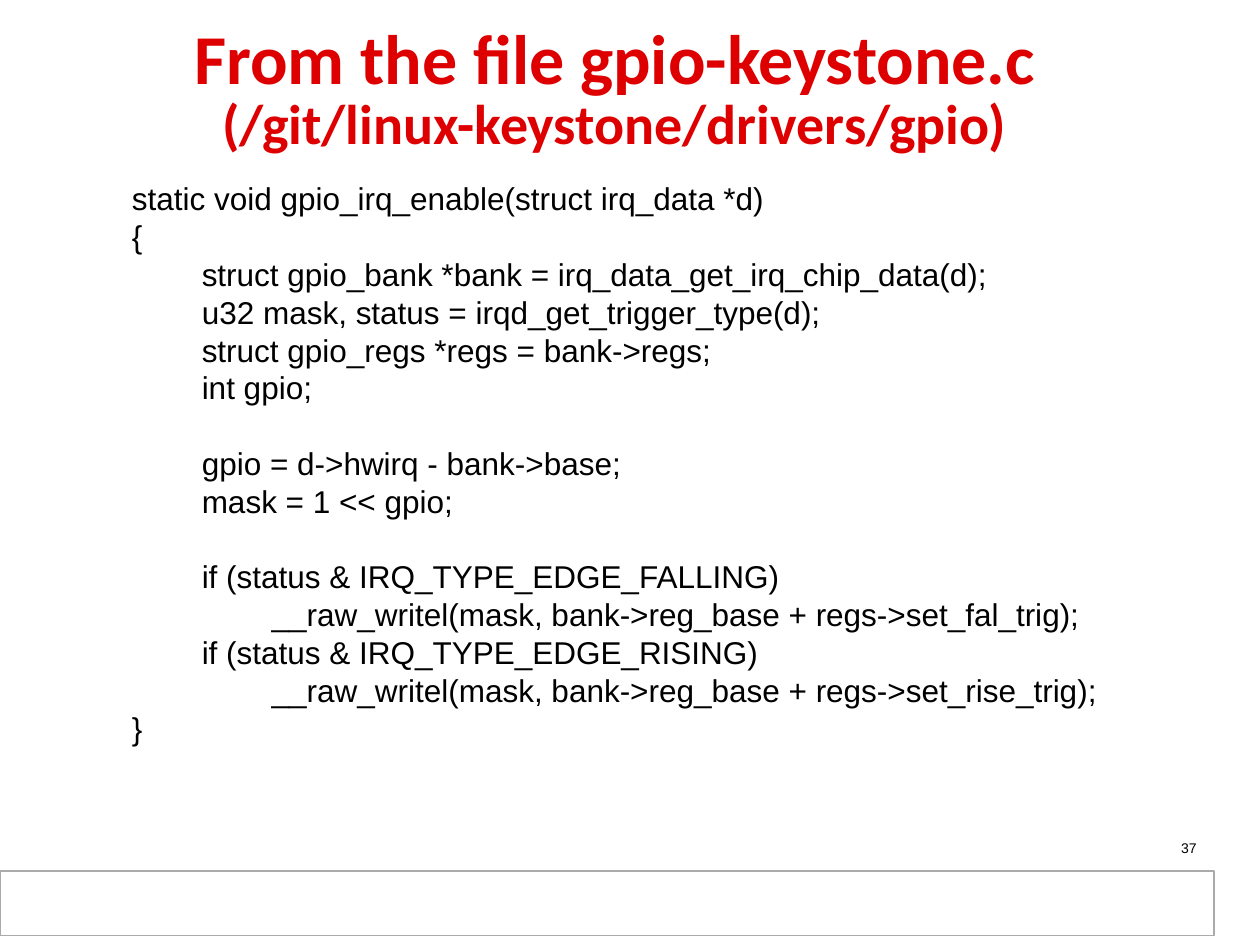
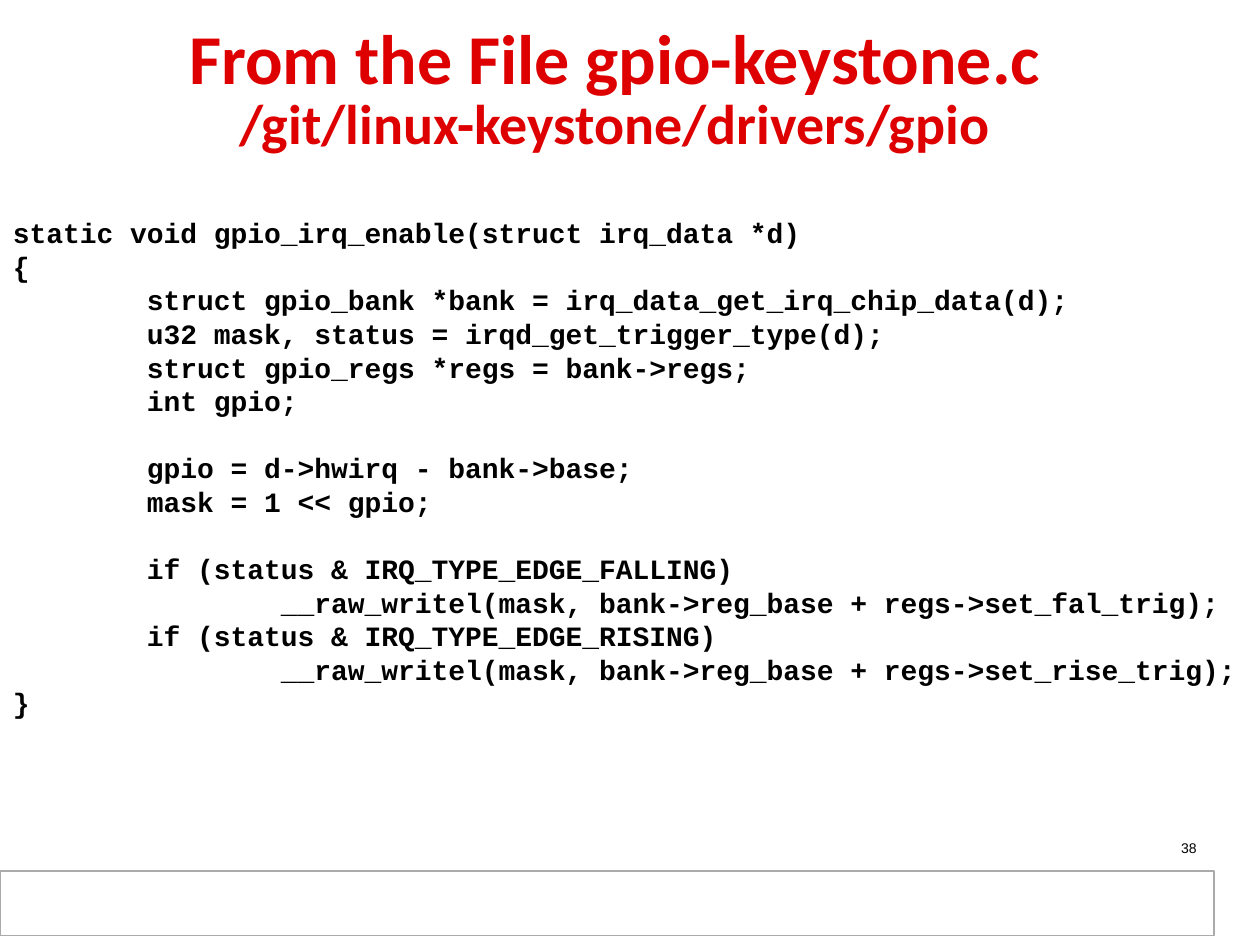
Before and after one commit to hari1989/keystone-workshop, a slide deck: slide 38 of slides/KeyStone_Interrupts.pptx (slide 37 before the commit). Drawn at 1260x945 pixels with LibreOffice and Linux fonts; fonts in the diff are those of the drawing; background and template pictures are left out. Boxes give left, top, right and bottom in pixels: in the first picture for what was removed or moved away, otherwise in the second. Text is boxed around its words. In the diff, an @@ line names an element or a change of style, - is before the commit and + after.

```diff
--- a/slides/KeyStone_Interrupts.pptx
+++ b/slides/KeyStone_Interrupts.pptx
@@ title at (189,35,1040,154): text changed @@
-From the file gpio-keystone.c
-(/git/linux-keystone/drivers/gpio)
+From the File gpio-keystone.c
+/git/linux-keystone/drivers/gpio
@@ text "static void gpio_irq_enable(struct irq_data *d)": place and size @@
-text "static void gpio_irq_enable(struct irq_data *d)" at (132,187,1097,708)
+text "static void gpio_irq_enable(struct irq_data *d)" at (13,223,1236,686)
@@ text "static void gpio_irq_enable(struct irq_data *d)" at (13,223,1236,686): size 18 to 16 pt, font Arial to Courier New, bold on @@
@@ page number at (1181,843,1197,853): text changed @@
-37
+38
```
Also in this commit, not shown: 29 other slides changed, 7 slides added, 6 slides removed.
